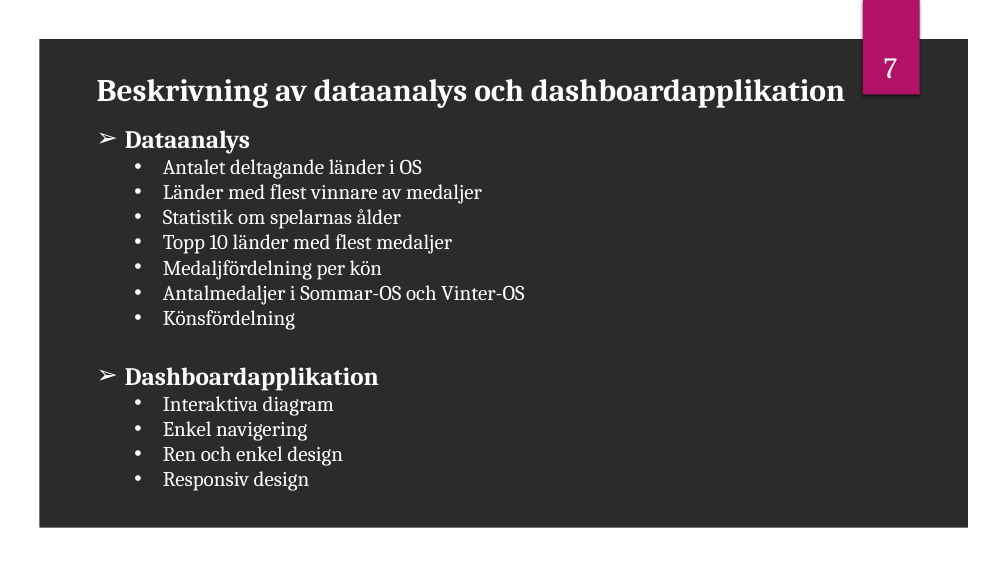
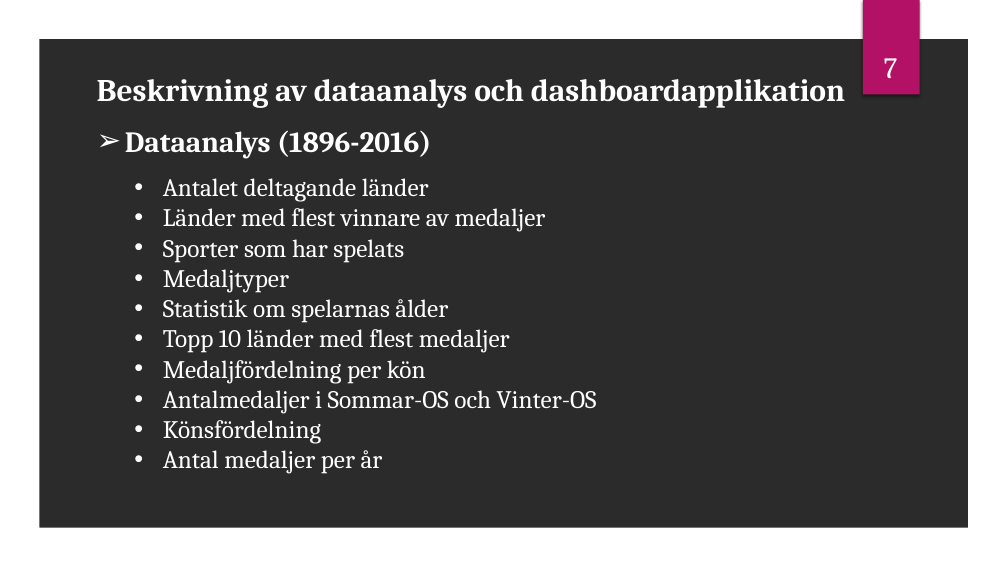
Before and after one commit to Filip5050/Seminarium_OS, a slide deck: slide 7 of Presentation_OS.pptx. Drawn at 1008x567 pixels with LibreOffice and Linux fonts; fonts in the diff are those of the drawing; background and template pictures are left out; a plain dark background stands for a picture behind light text. Boxes give left, top, right and bottom in pixels: in the first picture for what was removed or moved away, otherwise in the second. Text is boxed around its words. In the diff, an @@ line names an element or a change of style, - is before the commit and + after.

Commit message:
Dashboard delen

```diff
--- a/Presentation_OS.pptx
+++ b/Presentation_OS.pptx
@@ text at (x1=125, y1=130, x2=431, y2=202): text changed; size 20 to 24 pt @@
-➢ Dataanalys
-  • Antalet deltagande länder i OS
+➢ Dataanalys (1896-2016)
+  • Antalet deltagande länder
@@ text at (x1=163, y1=208, x2=597, y2=444): size 20 to 24 pt in "Länder med flest vinnare av medaljer", "Statistik om spelarnas ålder", "Topp 10 länder med flest medaljer", "Medaljfördelning per kön" and 2 more places @@
@@ text at (x1=163, y1=239, x2=404, y2=293): paragraphs added @@
+  • Sporter som har spelats
+  • Medaljtyper
@@ text at (x1=163, y1=450, x2=383, y2=474): text changed; size 20 to 24 pt @@
-➢ Dashboardapplikation
-  • Interaktiva diagram
-  • Enkel navigering
-  • Ren och enkel design
-  • Responsiv design
+  • Antal medaljer per år
```
Also in this commit, not shown: 1 slide added.
